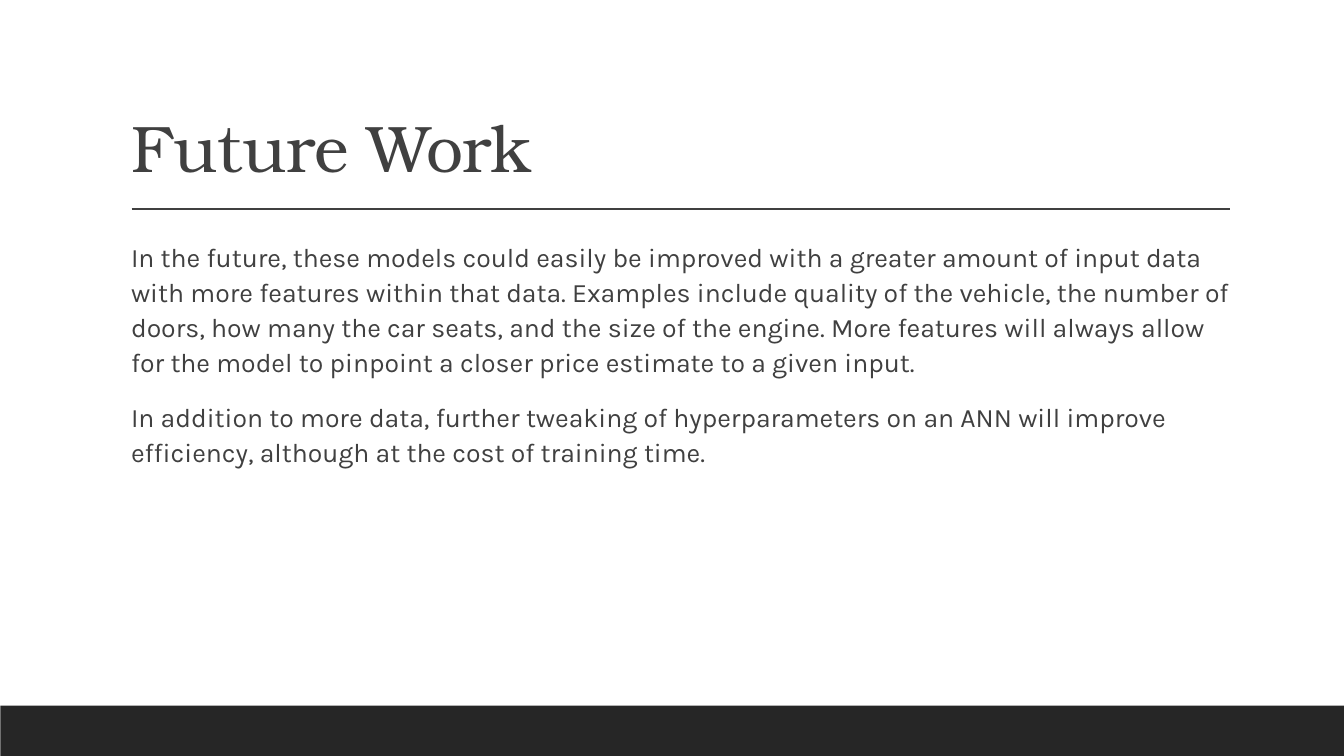
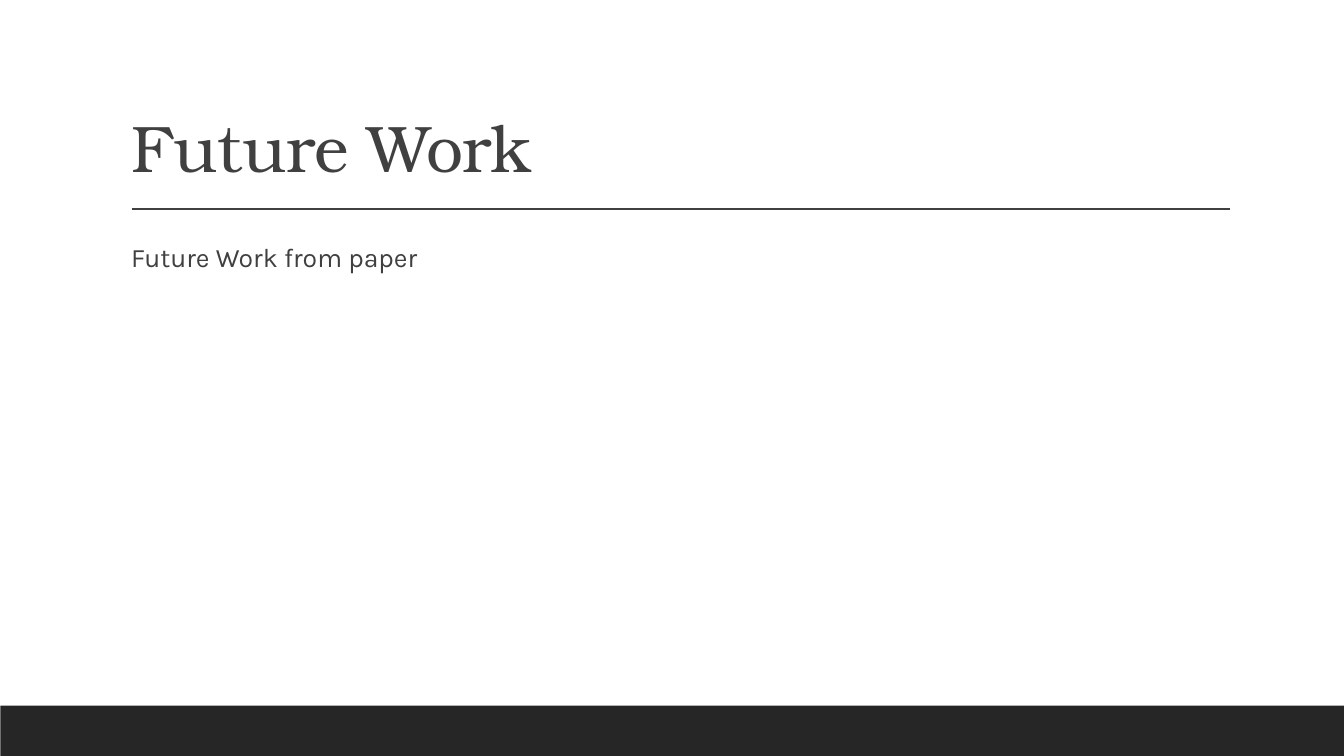
Before and after one commit to DesktopCoder1407/CS4267-MachineLearning, a slide deck: slide 12 of Project-Final Presentation-CS4267-Parker Smith.pptx (slide 9 before the commit). Drawn at 1344x756 pixels with LibreOffice and Linux fonts; fonts in the diff are those of the drawing. Boxes give left, top, right and bottom in pixels: in the first picture for what was removed or moved away, otherwise in the second. Text is boxed around its words. In the diff, an @@ line names an element or a change of style, - is before the commit and + after.

```diff
--- a/Project-Final Presentation-CS4267-Parker Smith.pptx
+++ b/Project-Final Presentation-CS4267-Parker Smith.pptx
@@ text at (x1=131, y1=248, x2=417, y2=274): text changed @@
-  In the future, these models could easily be improved with a greater amount of input data with more features within that data. Examples include quality of the vehicle, the number of doors, how many the car seats, and the size of the engine. More features will always allow for the model to pinpoint a closer price estimate to a given input.
-  In addition to more data, further tweaking of hyperparameters on an ANN will improve efficiency, although at the cost of training time.
+  Future Work from paper
```
Also in this commit, not shown: 7 other slides changed, 4 slides added, 1 slide removed.
